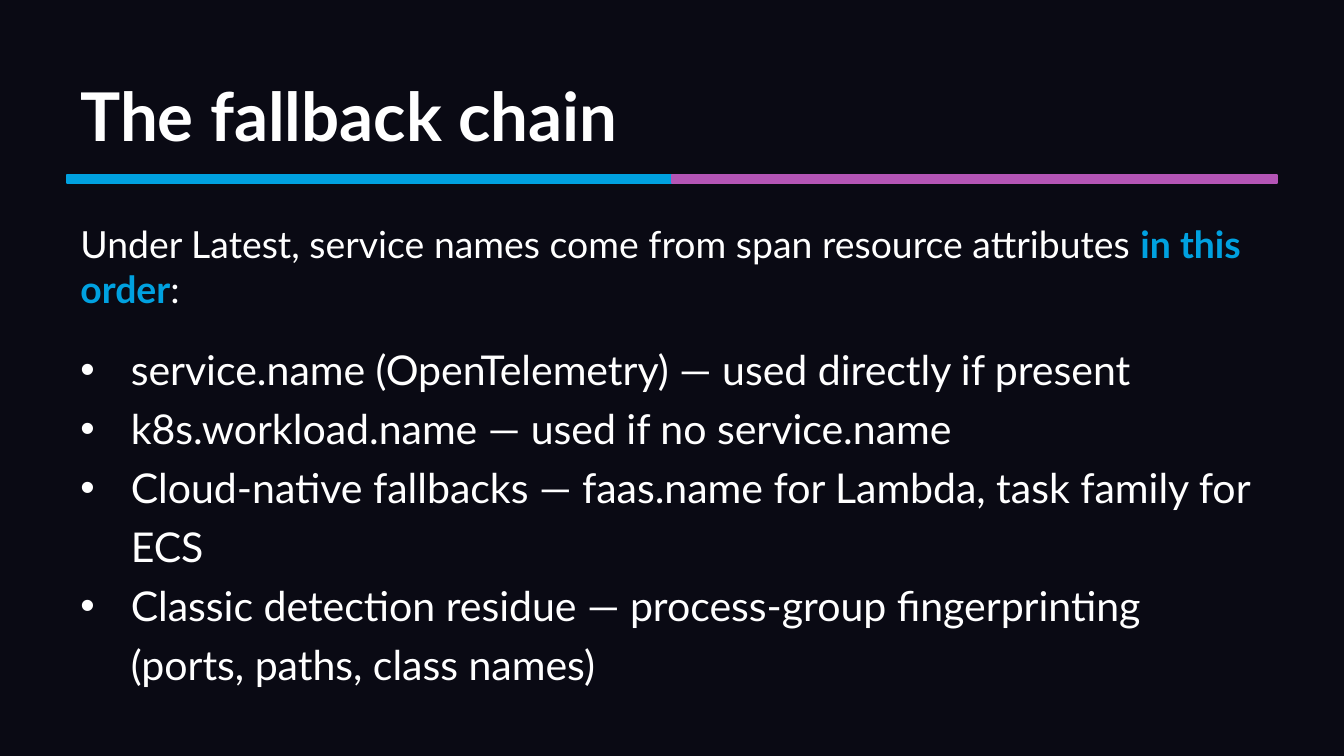
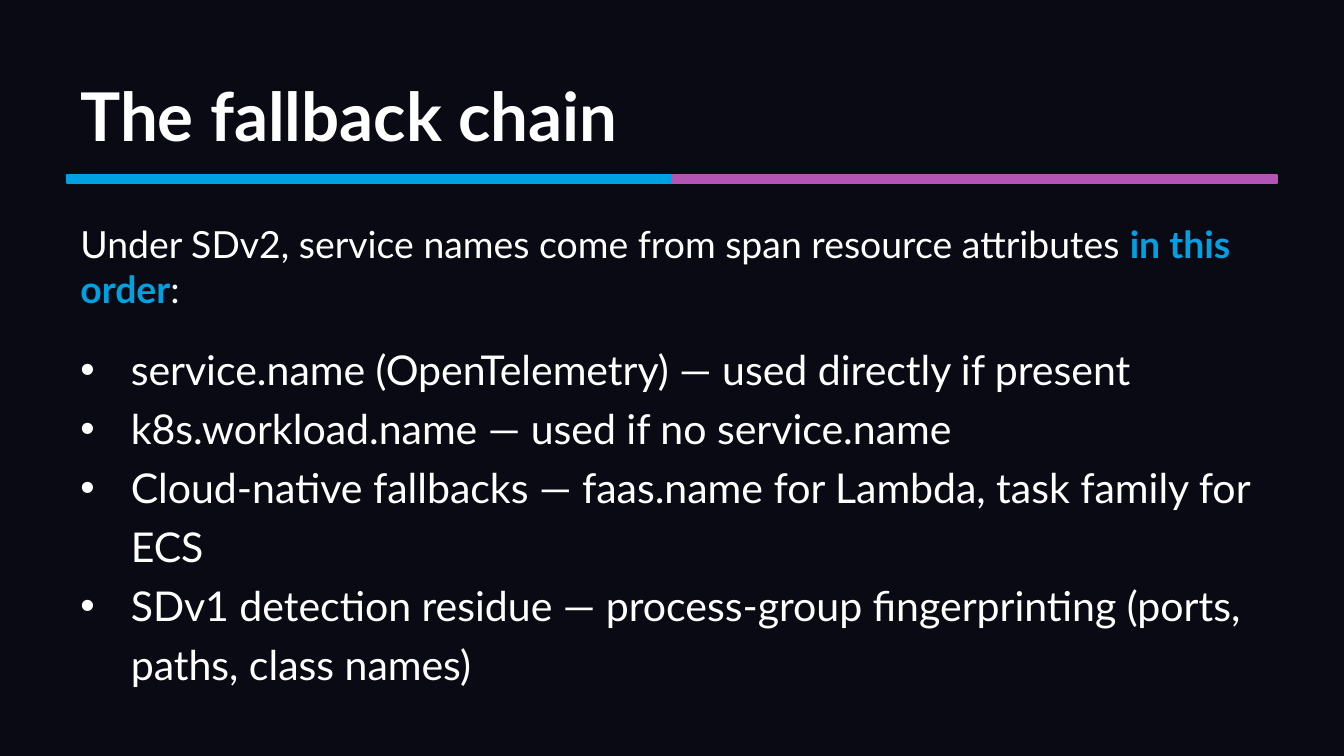
Before and after one commit to mreider/orders-demo, a slide deck: slide 3 of curriculum/unit-2-naming-identity/module-2-1-where-names-come-from.pptx. Drawn at 1344x756 pixels with LibreOffice and Linux fonts; fonts in the diff are those of the drawing. Boxes give left, top, right and bottom in pixels: in the first picture for what was removed or moved away, otherwise in the second. Text is boxed around its words. In the diff, an @@ line names an element or a change of style, - is before the commit and + after.

Commit message:
terminology: surface detection-model vs UI-generation distinction
The two axes matter and should be named separately:

- UI generation: Classic Dynatrace vs Latest Dynatrace (tenant-level).
- Detection model: SDv1 vs SDv2 (how spans become service entities).

They're orthogonal in principle but coupled in practice — SDv2 for
OneAgent is available only on Latest Dynatrace. Earlier copy treated
'Latest' and 'SDv2' as synonyms, which was convenient shorthand but
technically wrong.

Changes:

- curriculum/README.md opening reframes the course around the SDv1 →
  SDv2 migration and names the Latest-Dynatrace prerequisite.
- New 'Two axes worth naming' section in Module 0 explicitly separates
  UI generation from detection model and flags the OneAgent-only-on-
  Latest coupling.
- Mechanical swap across every module and slide: 'In Latest' → 'Under
  SDv2', 'In Classic' → 'Under SDv1', 'Classic-detected' → 'SDv1-
  detected', 'Latest detection' → 'SDv2 detection', etc. Only swaps
  the detection-model shorthand; 'Latest Dynatrace' and 'Classic
  Dynatrace' are left intact where they refer to the UI/tenant.
- Landing page hero + <title> + <meta description> rewritten for the
  same precision.
- Repo top-level README opening paragraph rewritten.
- All 13 PPTX decks regenerated from updated .slides.md sources.

```diff
--- a/curriculum/unit-2-naming-identity/module-2-1-where-names-come-from.pptx
+++ b/curriculum/unit-2-naming-identity/module-2-1-where-names-come-from.pptx
@@ text at bbox=[80, 230, 1230, 304]: text changed @@
-Under Latest, service names come from span resource attributes in this order:
+Under SDv2, service names come from span resource attributes in this order:
@@ text at bbox=[131, 589, 1241, 687]: text changed @@
-• Classic detection residue — process-group fingerprinting (ports, paths, class names)
+• SDv1 detection residue — process-group fingerprinting (ports, paths, class names)
```
Also in this commit, not shown: 29 other files.
